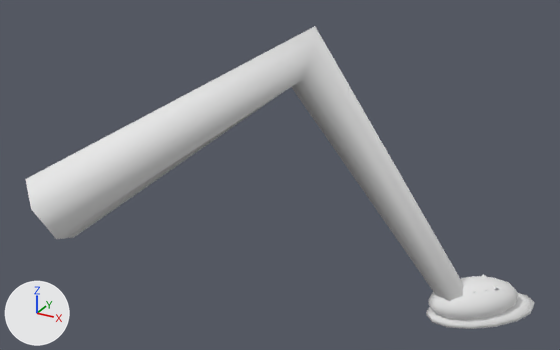
What one commit did to the FBX model unity/Assets/Art/Models/Spider_Leg1_Sneaker.fbx.
The view is the same before and after, from a 50 mm lens placed at (0.36, -0.336, 0.23), pointed at (0.119, 0.103, 0.01). The axes (+X, +Y, +Z) are drawn at lower left. The lights are the same throughout. The older version comes first. Where no turn or scale is listed for an object, it has been applied to the vertices.

In view in the first picture: 'Spider_Leg1_Sneaker'.
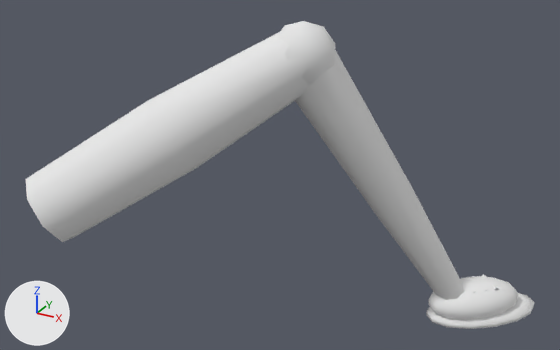
The change in detail:
me_spider_leg1_sneaker is used by ob_spider_leg1_sneaker; location (0.0, 0.0, 0.0).
me_spider_leg1_sneaker had 300 vertices, 311 faces and spanned x -0.018..0.284, y -0.022..0.233, z -0.126..0.119.
me_spider_leg1_sneaker now has 364 vertices, 371 faces and spans x -0.018..0.284, y -0.022..0.233, z -0.125..0.123.
me_spider_leg1_sneaker part 1: a new loose piece, a UV sphere (8 segments, 5 rings, poles along z) spanning x 0.118..0.162, y 0.073..0.117, z 0.077..0.123, in mat_vertexcolor (white #e7e7e7).
me_spider_leg1_sneaker part 2: a new loose piece of 24 vertices spanning x 0.121..0.248, y 0.076..0.198, z -0.125..0.111, in mat_vertexcolor (white #e7e7e7).
Part 3, on me_spider_leg1_sneaker:
15 vertices are removed from x -0.018..0.249, y -0.022..0.2, z -0.126..0.119.
12 faces are deleted.
1 vertex moves from x 0.134, y 0.09, z 0.081 to x 0.082, y 0.056, z 0.026.
21 vertices are added at x -0.018..0.155, y -0.022..0.113, z -0.016..0.118.
16 new faces join them.

Pixel boxes [x1, y1, x2, y2] of what changed, in the pictures (560 x 350 px; the box of a moved part takes in the faces that stretch with it):
'Spider_Leg1_Sneaker', reshaped: before [25, 26, 534, 329]; after [25, 21, 534, 329]
part 1 of me_spider_leg1_sneaker, added: after [278, 21, 335, 85]
part 2 of me_spider_leg1_sneaker, added: after [295, 50, 464, 300]
part 3 of me_spider_leg1_sneaker, moved or reshaped: before [25, 26, 464, 301]; after [25, 31, 309, 242]
